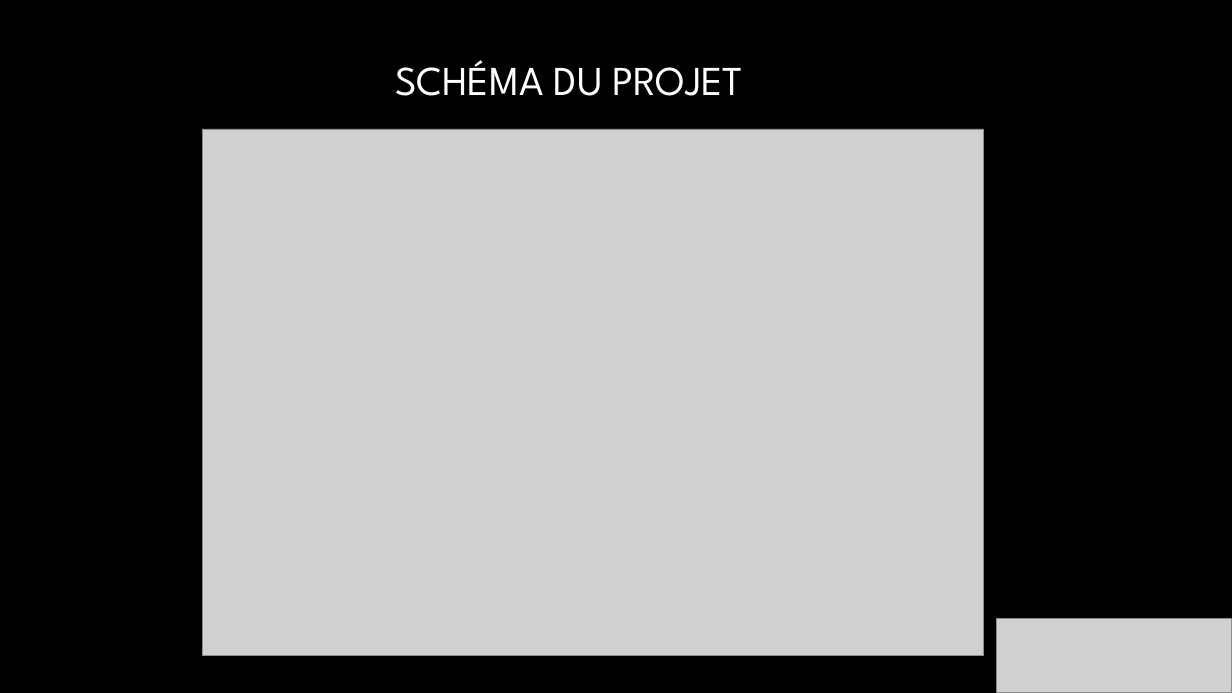
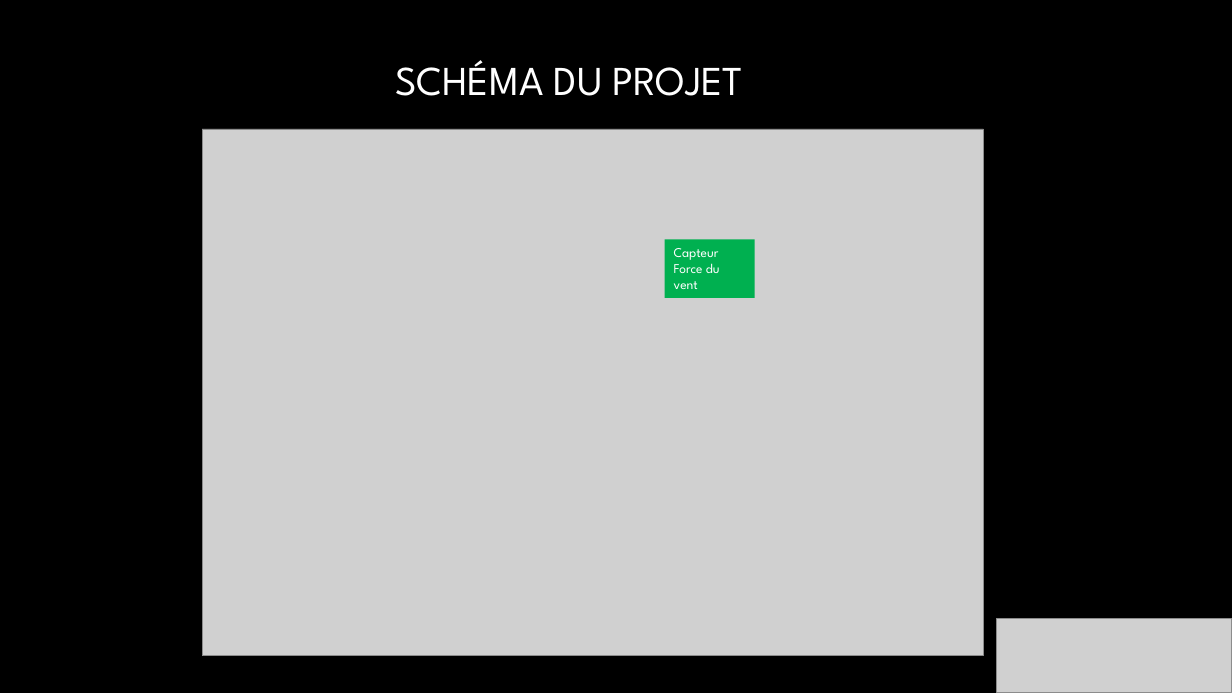
Before and after one commit to Izakun/banc_de_test_eolienne, a slide deck: slide 5 of 05_revue_de_projet/revue_01/02_arnaud_jullien/revue_01_arnaud_jullien.pptx. Drawn at 1232x693 pixels with LibreOffice and Linux fonts; fonts in the diff are those of the drawing; grey boxes stand for pictures; background and template pictures are left out. Boxes give left, top, right and bottom in pixels: in the first picture for what was removed or moved away, otherwise in the second. Text is boxed around its words. In the diff, an @@ line names an element or a change of style, - is before the commit and + after.

```diff
--- a/05_revue_de_projet/revue_01/02_arnaud_jullien/revue_01_arnaud_jullien.pptx
+++ b/05_revue_de_projet/revue_01/02_arnaud_jullien/revue_01_arnaud_jullien.pptx
@@ rectangle added at box(665, 239, 754, 298), fill #00B050, 10.5 pt, text #FFFFFF @@
+Capteur Force du vent
```
Also in this commit, not shown: 2 other slides changed.
